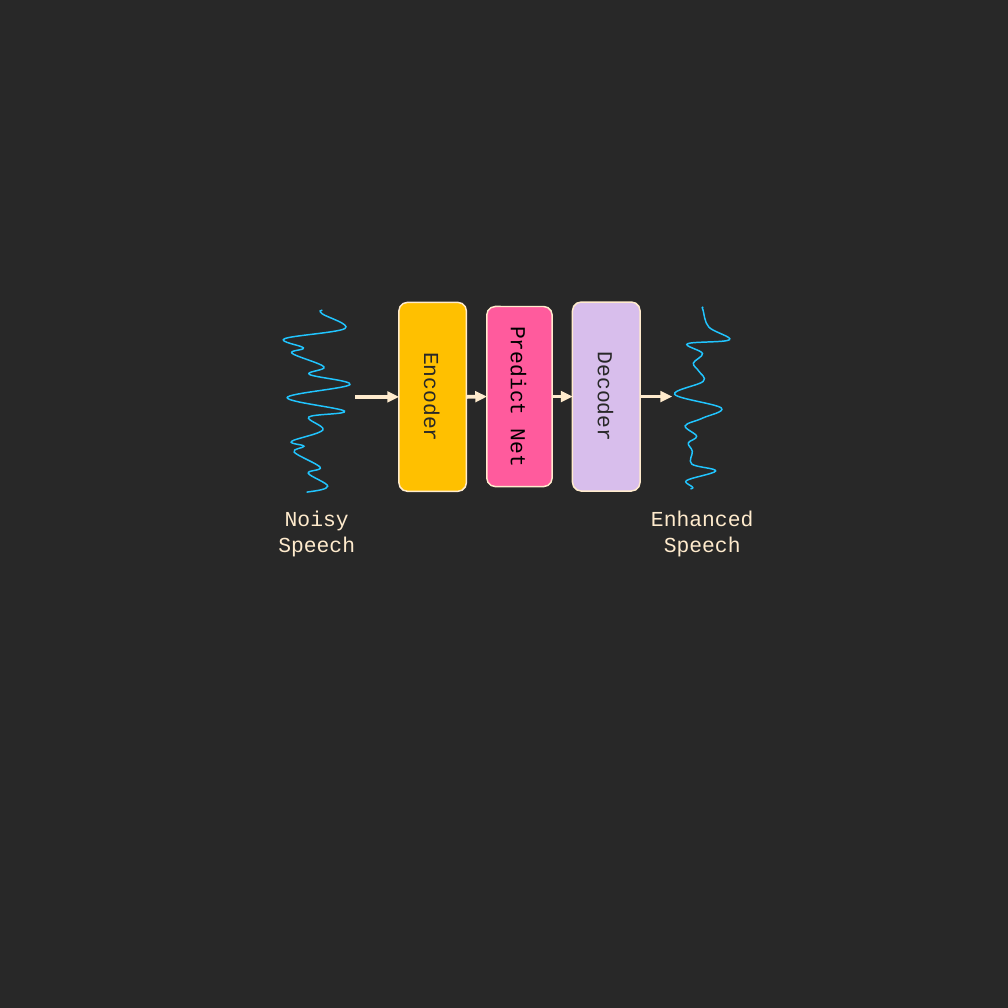
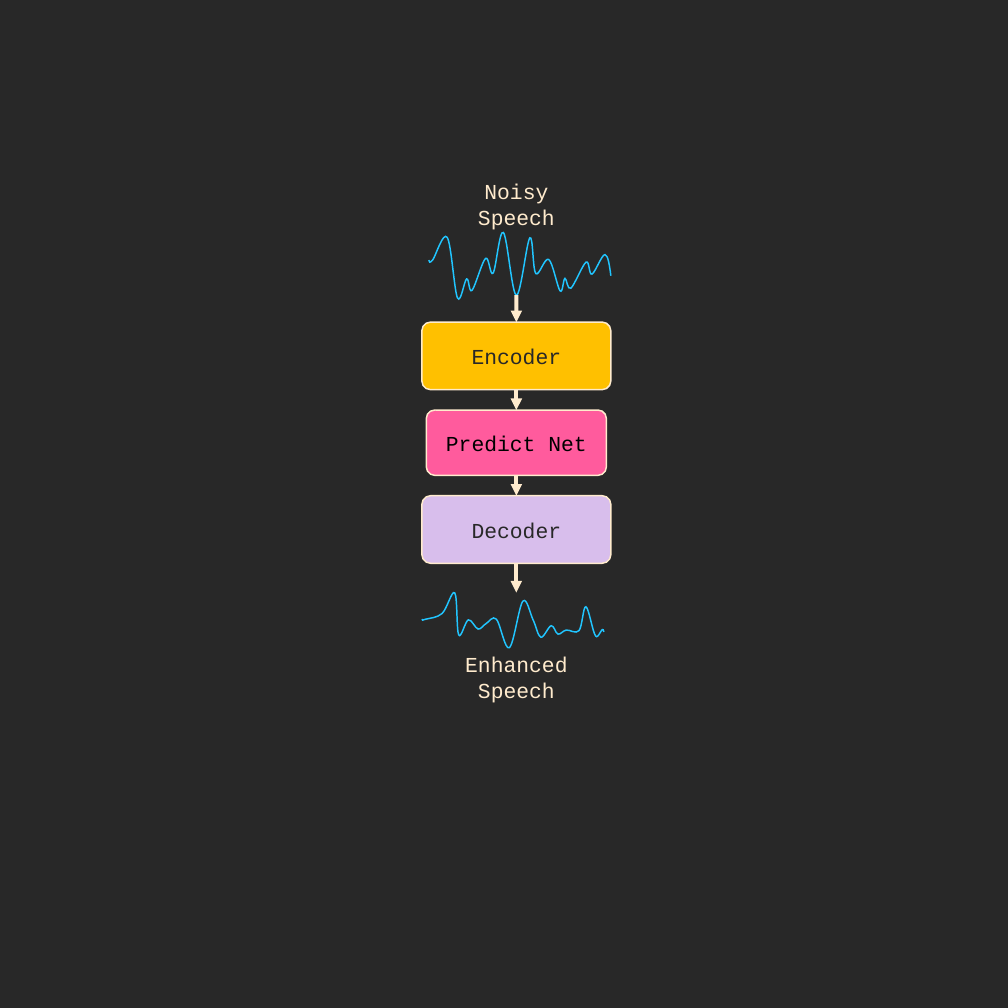
Before and after one commit to toonnyy8/ncku, a slide deck: slide 4 of final-project/report/img/img.pptx (slide 3 before the commit). Drawn at 1008x1008 pixels with LibreOffice and Linux fonts; fonts in the diff are those of the drawing. Boxes give left, top, right and bottom in pixels: in the first picture for what was removed or moved away, otherwise in the second. Text is boxed around its words. In the diff, an @@ line names an element or a change of style, - is before the commit and + after.

```diff
--- a/final-project/report/img/img.pptx
+++ b/final-project/report/img/img.pptx
@@ text "Noisy": place and size @@
-text "Noisy" at box(278, 511, 355, 557)
+text "Noisy" at box(478, 184, 555, 230)
@@ arrow moved from (466, 397) - (487, 396) to (516, 390) - (516, 410) @@
@@ group removed at box(283, 307, 730, 492): 3 arrows, 2 freeform shapes @@
@@ rotation 90 to 0 degrees in 3 elements at box(426, 410, 606, 475), box(422, 322, 611, 390), box(422, 496, 611, 563) @@
@@ group added at box(422, 232, 611, 648): 3 arrows, 2 freeform shapes @@
@@ text "Enhanced": place and size @@
-text "Enhanced" at box(651, 511, 753, 557)
+text "Enhanced" at box(465, 657, 567, 703)
```
Also in this commit, not shown: 2 other slides changed, 5 slides added, 11 other files.
